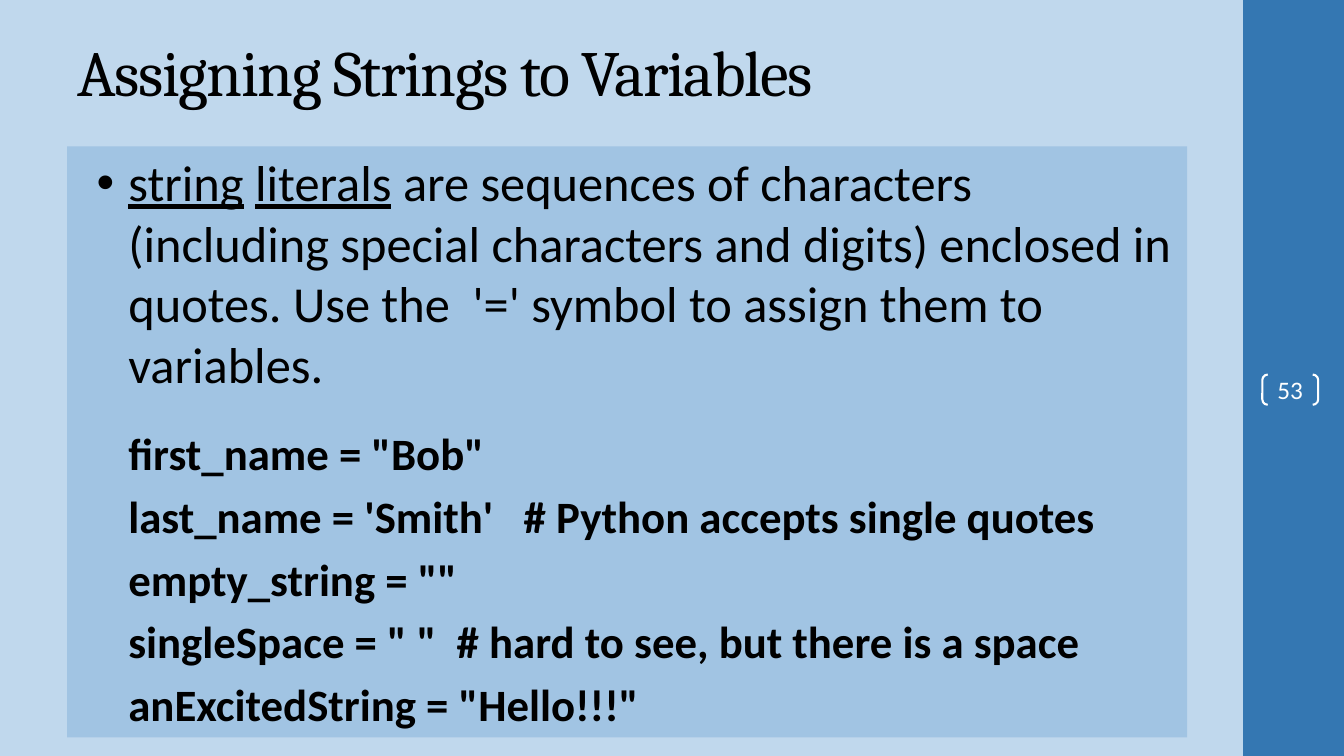
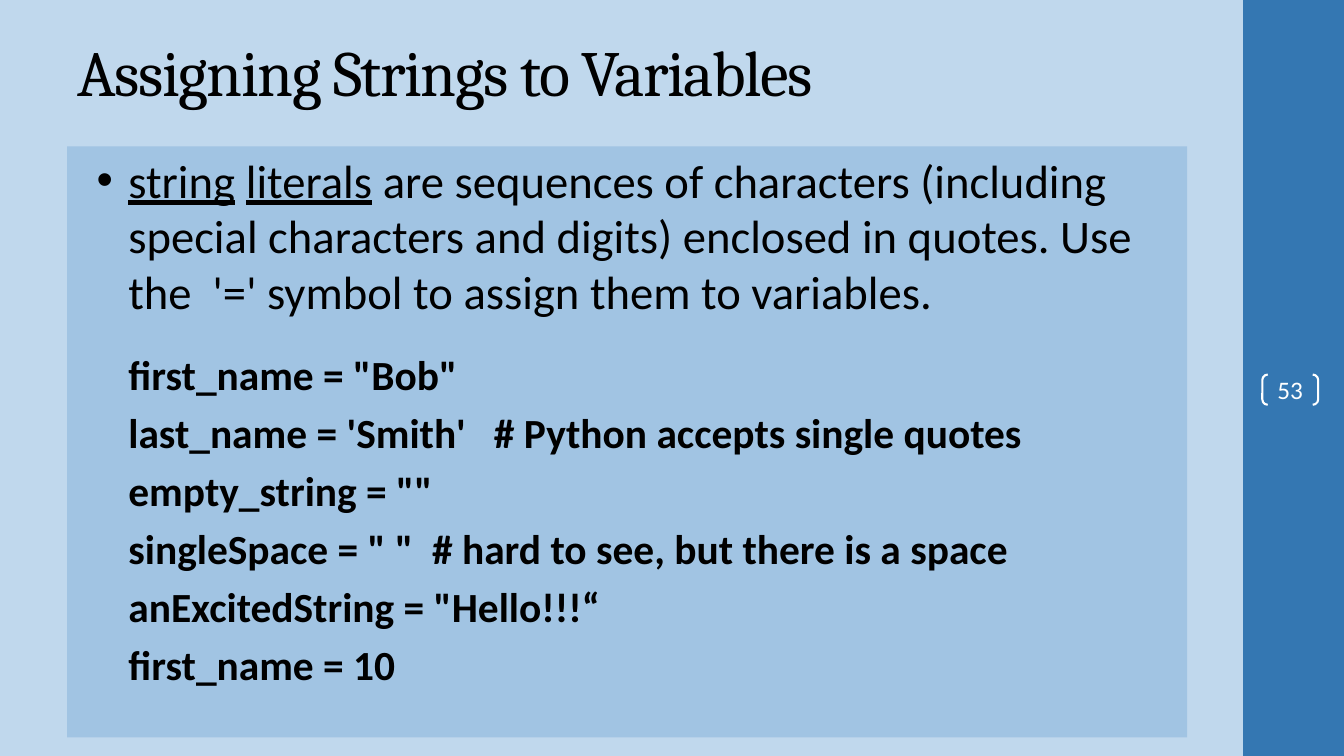
Before and after one commit to ProfSingletary/2023SpringNetworkScripting5Fridays, a slide deck: slide 53 of Day1.pptx. Drawn at 1344x756 pixels with LibreOffice and Linux fonts; fonts in the diff are those of the drawing; background and template pictures are left out. Boxes give left, top, right and bottom in pixels: in the first picture for what was removed or moved away, otherwise in the second. Text is boxed around its words. In the diff, an @@ line names an element or a change of style, - is before the commit and + after.

```diff
--- a/Day1.pptx
+++ b/Day1.pptx
@@ text at [128,164,1131,571]: size 36 to 33.3 pt in "string literals are sequences of characters (including ..."; size 32 to 29.6 pt in "first_name = "Bob"", "last_name = 'Smith' # Python accepts single ...", "empty_string = """, "singleSpace = " " # hard to ..." @@
@@ text at [128,591,600,686]: text changed; size 32 to 29.6 pt @@
-anExcitedString = "Hello!!!"
+anExcitedString = "Hello!!!“
+first_name = 10
```
Also in this commit, not shown: 14 other slides changed, 2 other files.
